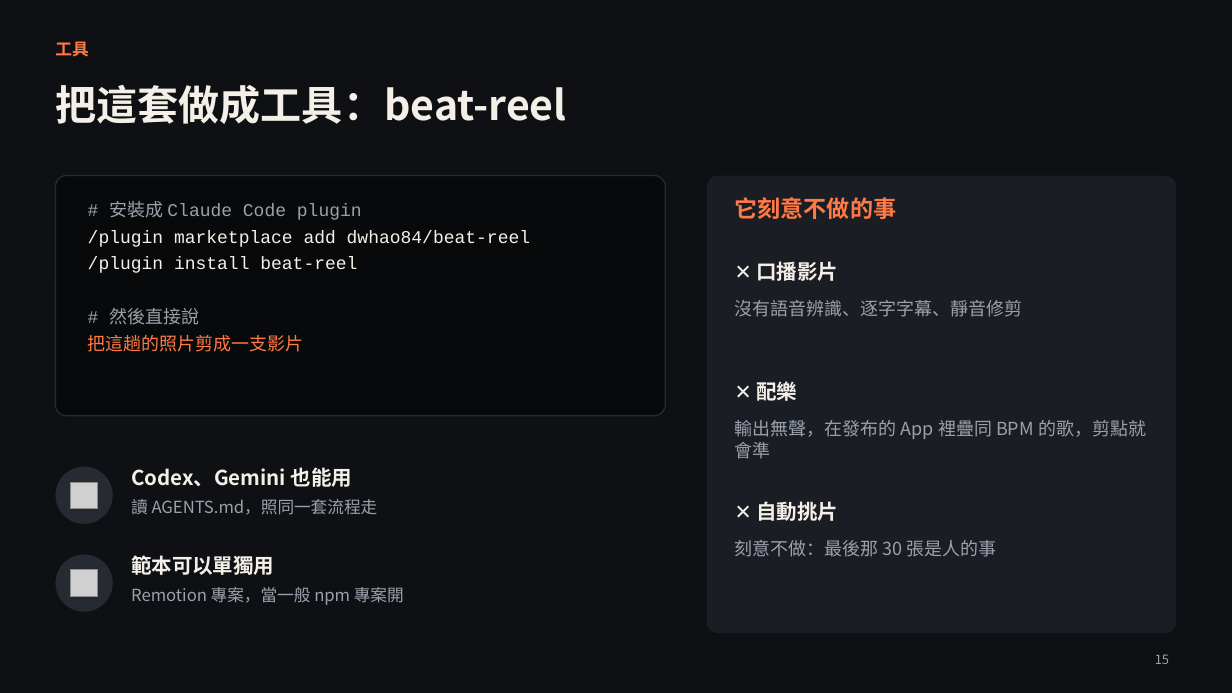
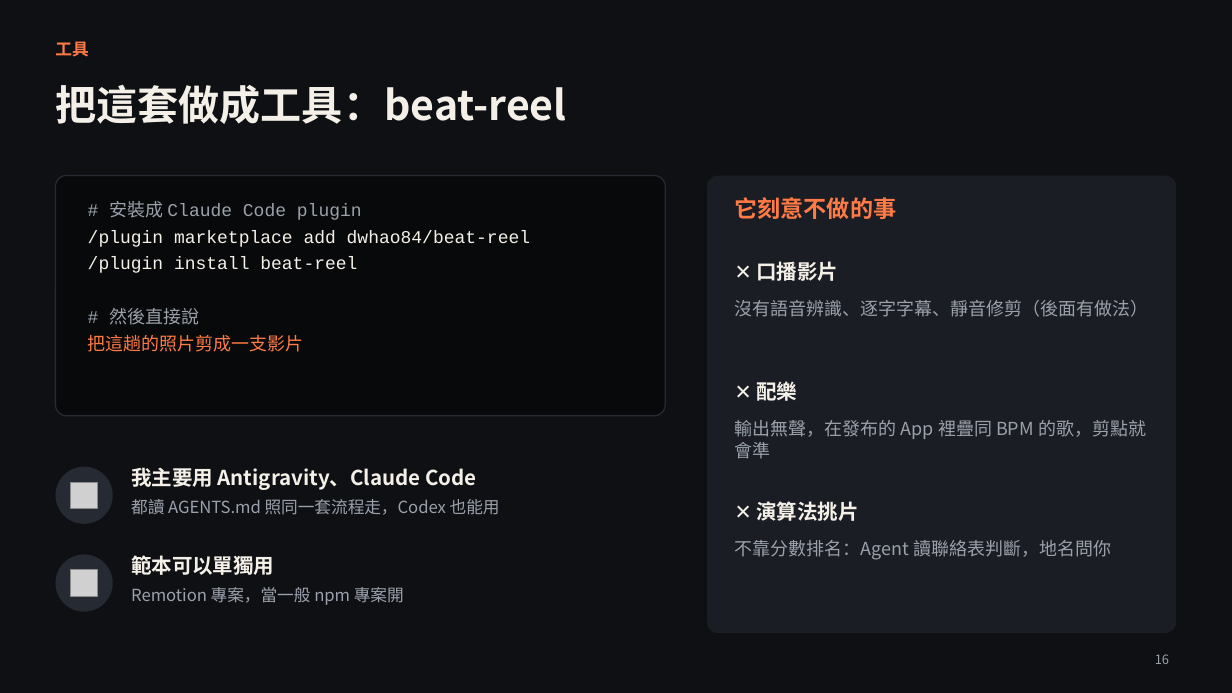
Before and after one commit to dwhao84/beat-reel, a slide deck: slide 16 of docs/slides/短影音製作分享.pptx (slide 15 before the commit). Drawn at 1232x693 pixels with LibreOffice and Linux fonts; fonts in the diff are those of the drawing; grey boxes stand for pictures. Boxes give left, top, right and bottom in pixels: in the first picture for what was removed or moved away, otherwise in the second. Text is boxed around its words. In the diff, an @@ line names an element or a change of style, - is before the commit and + after.

```diff
--- a/docs/slides/短影音製作分享.pptx
+++ b/docs/slides/短影音製作分享.pptx
@@ text at <box>735,300,1149,317</box>: text changed @@
-沒有語音辨識、逐字字幕、靜音修剪
+沒有語音辨識、逐字字幕、靜音修剪（後面有做法）
@@ text at <box>131,467,476,490</box>: text changed @@
-Codex、Gemini 也能用
+我主要用 Antigravity、Claude Code
@@ text at <box>131,499,500,515</box>: text changed @@
-讀 AGENTS.md，照同一套流程走
+都讀 AGENTS.md 照同一套流程走，Codex 也能用
@@ text at <box>756,501,858,521</box>: text changed @@
-✕ 自動挑片
+✕ 演算法挑片
@@ text at <box>735,540,1111,560</box>: text changed @@
-刻意不做：最後那 30 張是人的事
+不靠分數排名：Agent 讀聯絡表判斷，地名問你
@@ page number at <box>1155,654,1169,664</box>: text changed @@
-15
+16
```
Also in this commit, not shown: 7 other slides changed, 3 slides added.
